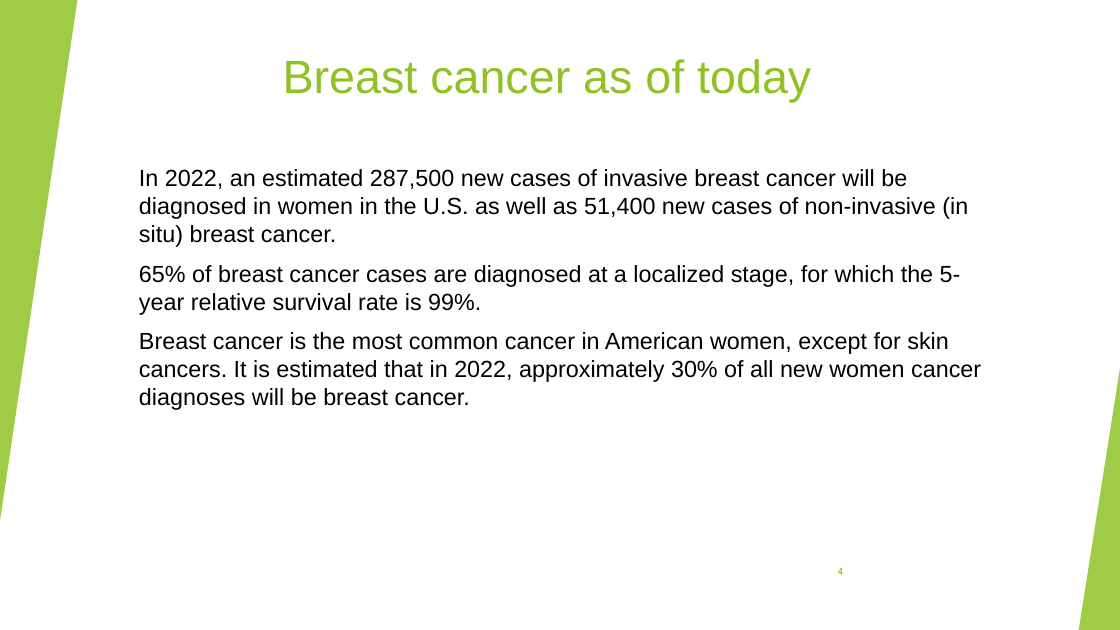
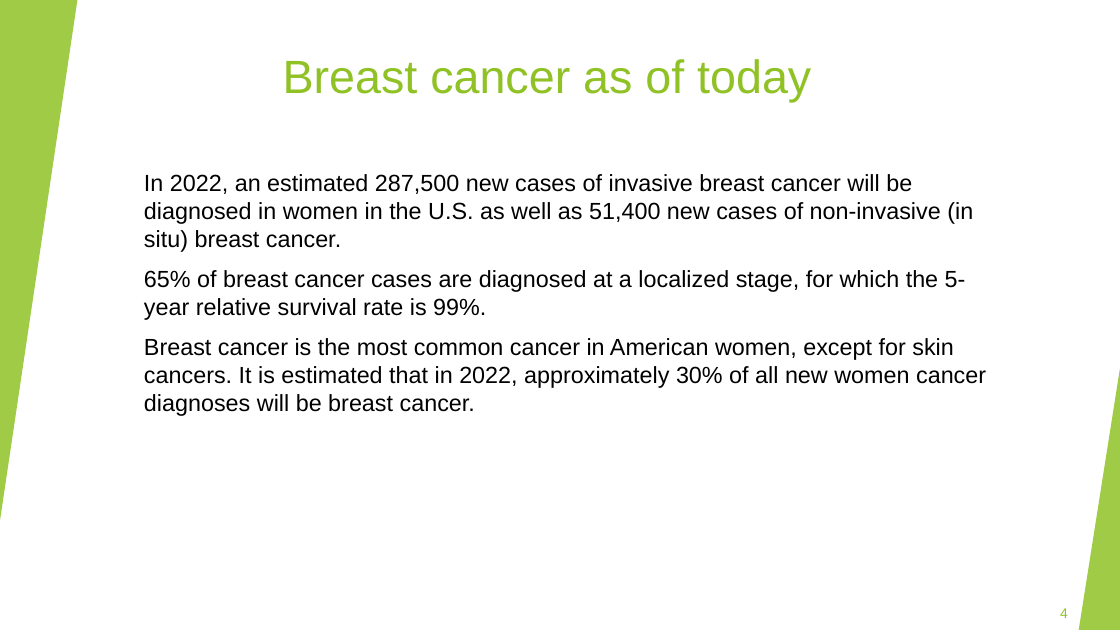
Before and after one commit to Shenhav26/Final_project, a slide deck: slide 4 of capstone project phase A.pptx. Drawn at 1120x630 pixels with LibreOffice and Linux fonts; fonts in the diff are those of the drawing. Boxes give left, top, right and bottom in pixels: in the first picture for what was removed or moved away, otherwise in the second. Text is boxed around its words. In the diff, an @@ line names an element or a change of style, - is before the commit and + after.

```diff
--- a/capstone project phase A.pptx
+++ b/capstone project phase A.pptx
@@ text "In 2022, an estimated 287,500 ...": place and size @@
-text "In 2022, an estimated 287,500 ..." at (139,169,981,410)
+text "In 2022, an estimated 287,500 ..." at (144,174,986,416)
@@ page number: place and size @@
-page number at (838,567,844,575)
+page number at (1060,608,1068,618)
@@ page number at (1060,608,1068,618): size 9 to 12 pt, font Cabin to Arial @@
```
Also in this commit, not shown: 17 other slides changed, 1 slide removed.
